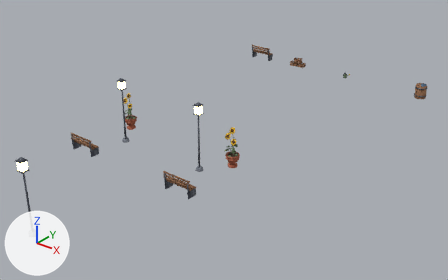
Before and after pictures for a commit that changed the FBX model Assets/_TheLivingCanvas/Art/Models/Museum/Museum_Ext_Props.fbx.
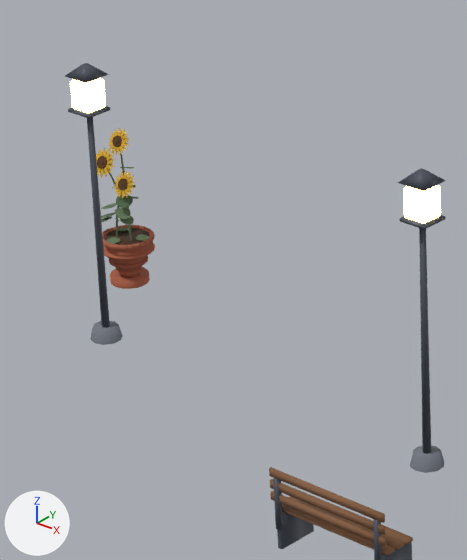
The first picture shows the older version from a camera (50 mm lens) standing at (20.3, -29.2, 14.6) and looking at (1.5, -5.8, 0.1). The close-ups show the older and then the newer version on the part from 23% to 47% of the width and 23% to 69% of the height of that picture. Only the edits that show in the close-ups are written down. The lights are fixed; the arrows at lower left show +X, +Y and +Z. Where no turn or scale is listed for an object, it has been applied to the vertices.

In view in the first close-up: 'Prop_Bench_E', 'Prop_Lamppost_E', 'Prop_Lamppost_W', 'Prop_Pot_W'.
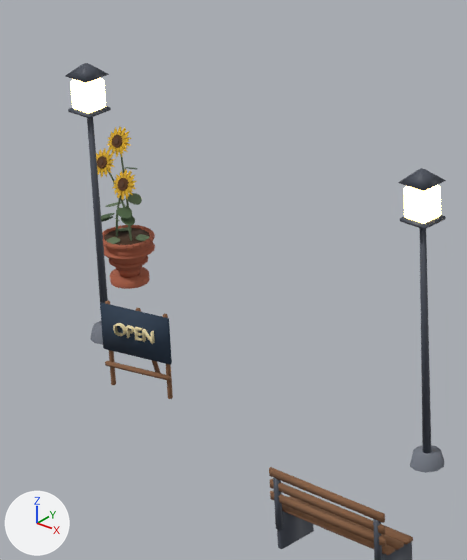
Location of each change, (x1, y1, x2, y2) in pixels of the close-ups (467 x 560 px; the box of a moved part takes in the faces that stretch with it):
```json
{"object": "Prop_Pot_W", "change": "reshaped", "before": [96, 128, 155, 289], "after": [96, 126, 155, 289]}
{"object": "Prop_Sign_Open", "change": "now drawn", "after": [100, 300, 173, 399]}
{"part": 2, "of": "me_prop_pot_w", "change": "moved or reshaped", "before": [116, 195, 133, 208], "after": [126, 193, 142, 205]}
{"part": 3, "of": "me_prop_pot_w", "change": "moved or reshaped", "before": [96, 128, 139, 225], "after": [96, 126, 137, 226]}
```

The change, as JSON lines over the scene's bpy script:
```json
{"block": "me_prop_pot_w", "where": "# used by ob_prop_pot_w; location = (-3.6, -7.7, 0.0)"}
{"op": "remove", "block": "me_prop_pot_w", "code": "me_prop_pot_w.from_pydata(...)  # 4140 vertices, 2279 faces; spans x -0.42..0.36, y -0.35..0.35, z 0.0..2.09"}
{"op": "add", "block": "me_prop_pot_w", "code": "me_prop_pot_w.from_pydata(...)  # 4140 vertices, 2279 faces; spans x -0.41..0.38, y -0.35..0.35, z 0.0..2.11"}
{"block": "me_prop_pot_w", "change": "me_prop_pot_w part 2: the loose piece of 40 vertices spanning x 0.07..0.3, y -0.28..-0.05, z 1.17..1.26 is turned 29.5 degrees about the z axis through its middle and scaled by 0.902, then moved by (0.05, 0.12, 0.01), in mat_m_plant_leaf (dark green #657959)"}
{"block": "me_prop_pot_w", "change": "me_prop_pot_w part 3: 385 vertices moved from x -0.28..0.35, y -0.23..0.08, z 0.88..2.08 to x -0.28..0.35, y -0.24..0.08, z 0.88..2.1; 1153 vertices removed from x -0.42..0.36, y -0.31..0.31, z 0.76..2.09; 1153 vertices added at x -0.41..0.38, y -0.29..0.3, z 0.77..2.11"}
{"block": "me_prop_sign_open", "where": "# used by ob_prop_sign_open; location = (-1.2, -9.8, 0.0)"}
{"op": "remove", "block": "me_prop_sign_open", "code": "me_prop_sign_open.from_pydata(...)  # 0 vertices, 0 faces; spans empty"}
{"op": "add", "block": "me_prop_sign_open", "code": "me_prop_sign_open.from_pydata(...)  # 716 vertices, 848 faces; spans x -0.46..0.475, y -0.172..0.385, z 0.002..1.102"}
{"block": "me_prop_sign_open", "change": "me_prop_sign_open part 1: the whole mesh is rebuilt"}
```
